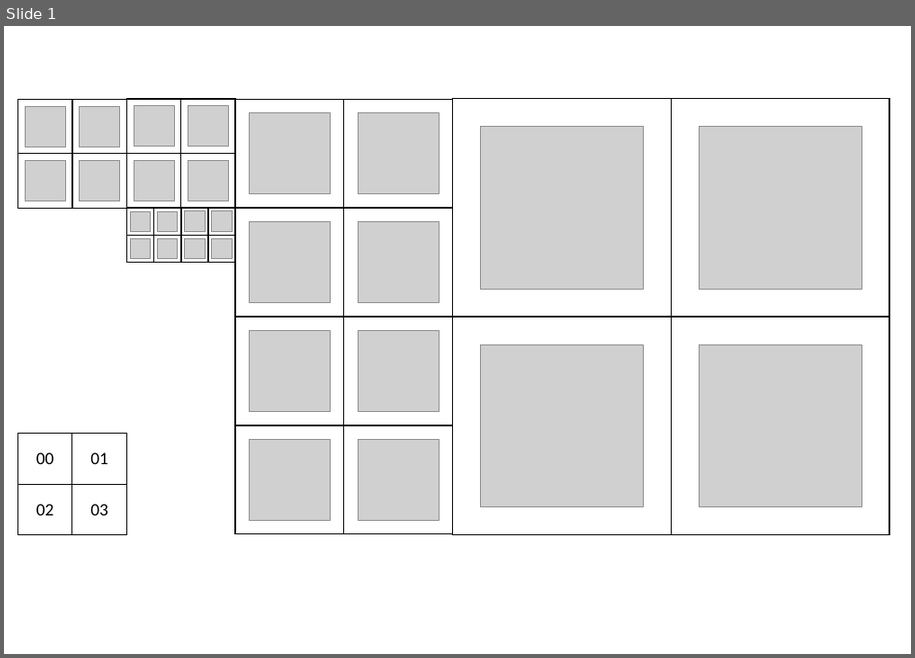
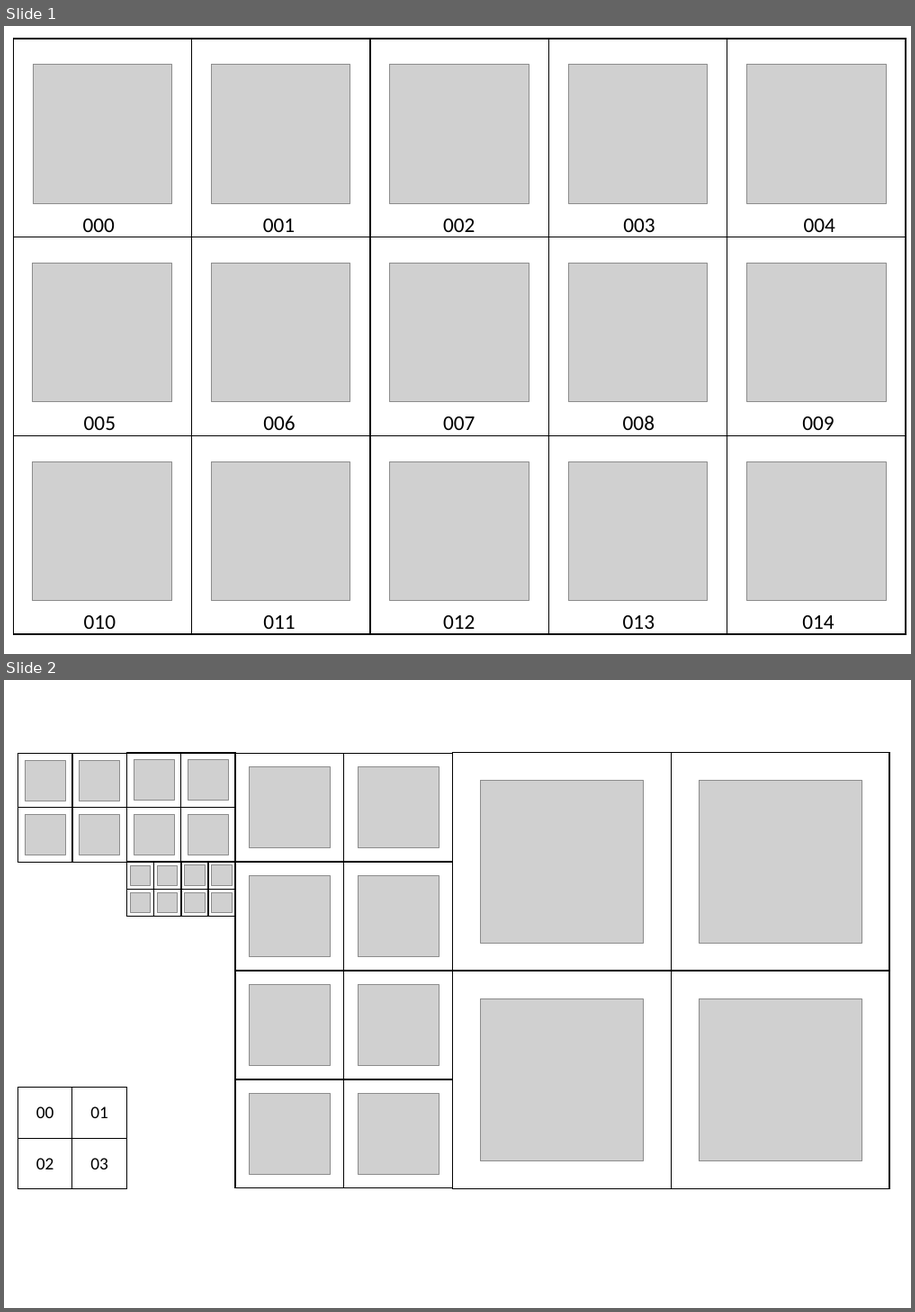
Before and after one commit to dongdangdeng/marker_tracking, a slide deck: marker/marker00-04.pptx. Shown one above the other, each under a label of ours: slide 1 before the commit, slides 1 and 2 after it. The pictures are 915x658 and 915x1312 pixels, drawn with LibreOffice and Linux fonts; fonts in the diff are those of the drawing; grey boxes stand for pictures. Boxes give left, top, right and bottom in pixels: in the first picture for what was removed or moved away, otherwise in the second. Text is boxed around its words. In the diff, an @@ line names an element or a change of style, - is before the commit and + after.

```diff
--- a/marker/marker00-04.pptx
+++ b/marker/marker00-04.pptx
@@ slide 1 added at (4, 26, 911, 654), background #FFFFFF @@
@@ rectangle added at (13, 39, 191, 238), outline #000000 1 pt @@
@@ rectangle added at (191, 39, 370, 238), outline #000000 1 pt @@
@@ rectangle added at (370, 39, 548, 238), outline #000000 1 pt @@
@@ rectangle added at (549, 39, 728, 238), outline #000000 1 pt @@
@@ rectangle added at (728, 39, 906, 238), outline #000000 1 pt @@
@@ group added at (34, 65, 886, 203): 5 pictures @@
@@ rectangle added at (13, 238, 191, 436), outline #000000 1 pt @@
@@ rectangle added at (191, 238, 370, 436), outline #000000 1 pt @@
@@ rectangle added at (370, 238, 548, 436), outline #000000 1 pt @@
@@ rectangle added at (549, 238, 728, 436), outline #000000 1 pt @@
@@ rectangle added at (728, 238, 906, 436), outline #000000 1 pt @@
@@ group added at (83, 219, 836, 238): 5 texts @@
+000
+001
+002
+003
+004
@@ group added at (33, 263, 886, 402): 5 pictures @@
@@ group added at (84, 416, 834, 436): 5 texts @@
+005
+006
+007
+008
+009
@@ rectangle added at (13, 436, 191, 634), outline #000000 1 pt @@
@@ rectangle added at (191, 436, 370, 634), outline #000000 1 pt @@
@@ rectangle added at (370, 436, 548, 634), outline #000000 1 pt @@
@@ rectangle added at (549, 436, 728, 634), outline #000000 1 pt @@
@@ rectangle added at (728, 436, 906, 634), outline #000000 1 pt @@
@@ group added at (33, 462, 886, 600): 5 pictures @@
@@ group added at (84, 616, 834, 634): 5 texts @@
+010
+011
+012
+013
+014
@@ what was slide 1 is now slide 2 @@
```
Also in this commit, not shown: 4 other files.
